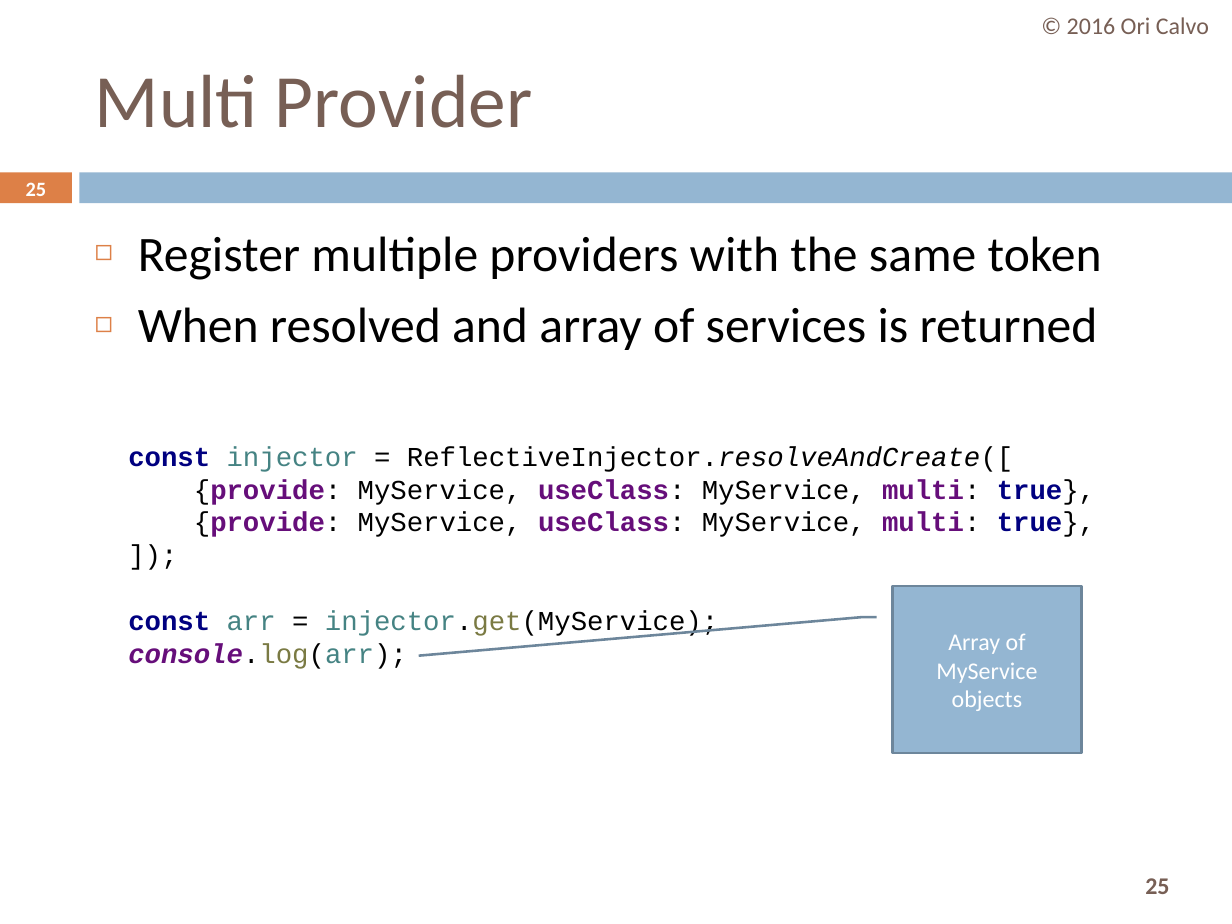
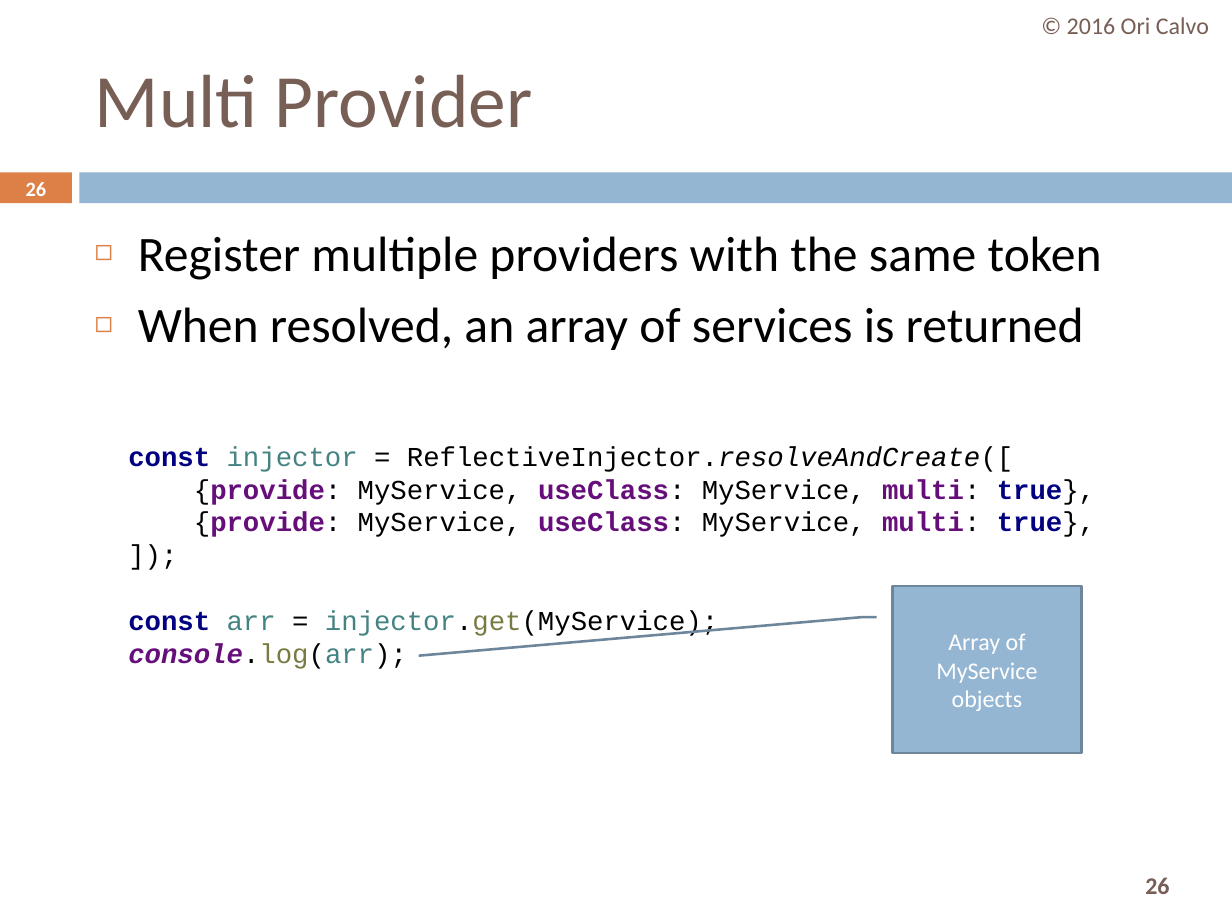
Before and after one commit to oricalvo/course-angular, a slide deck: slide 26 of PPTs/02 Dependency Injection.pptx (slide 25 before the commit). Drawn at 1232x924 pixels with LibreOffice and Linux fonts; fonts in the diff are those of the drawing. Boxes give left, top, right and bottom in pixels: in the first picture for what was removed or moved away, otherwise in the second. Text is boxed around its words. In the diff, an @@ line names an element or a change of style, - is before the commit and + after.

```diff
--- a/PPTs/02 Dependency Injection.pptx
+++ b/PPTs/02 Dependency Injection.pptx
@@ page number at [26, 182, 47, 196]: text changed @@
-25
+26
@@ text at [138, 307, 1084, 350]: text changed @@
-◻ When resolved and array of services is returned
+◻ When resolved, an array of services is returned
@@ page number at [1145, 877, 1169, 894]: text changed @@
-25
+26
```
Also in this commit, not shown: 1 other slide changed, 7 slides added, 5 other files.
